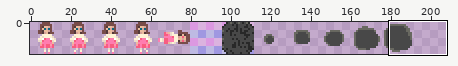
Two versions of one sprite sheet, spritesheet.png. Above, an overview of the earlier version with the close-up marked.
Close-up. Before:
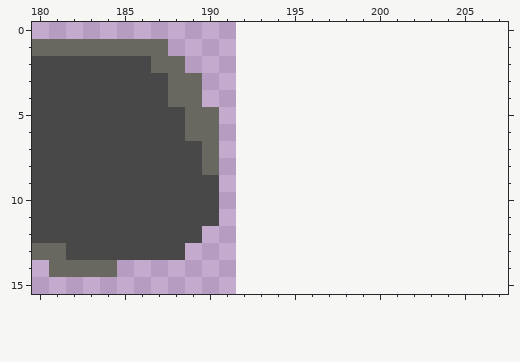
The file is 192x16 pixels. Shown: x 180..207, y 0..15. The old version is drawn lined up with the new one, on the new canvas.
After:
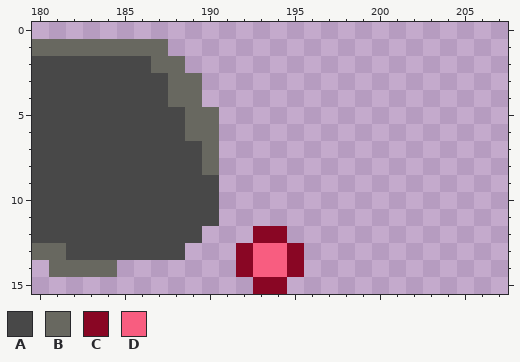
Palette (. is transparent): A #484848  B #686860  C #890624  D #f85d80
Change:
canvas 192x16 -> 208x16
y 12: x 193..194 .. -> CC
y 13..14: x 192..195 .... -> CDDC
y 15: x 193..194 .. -> CC
